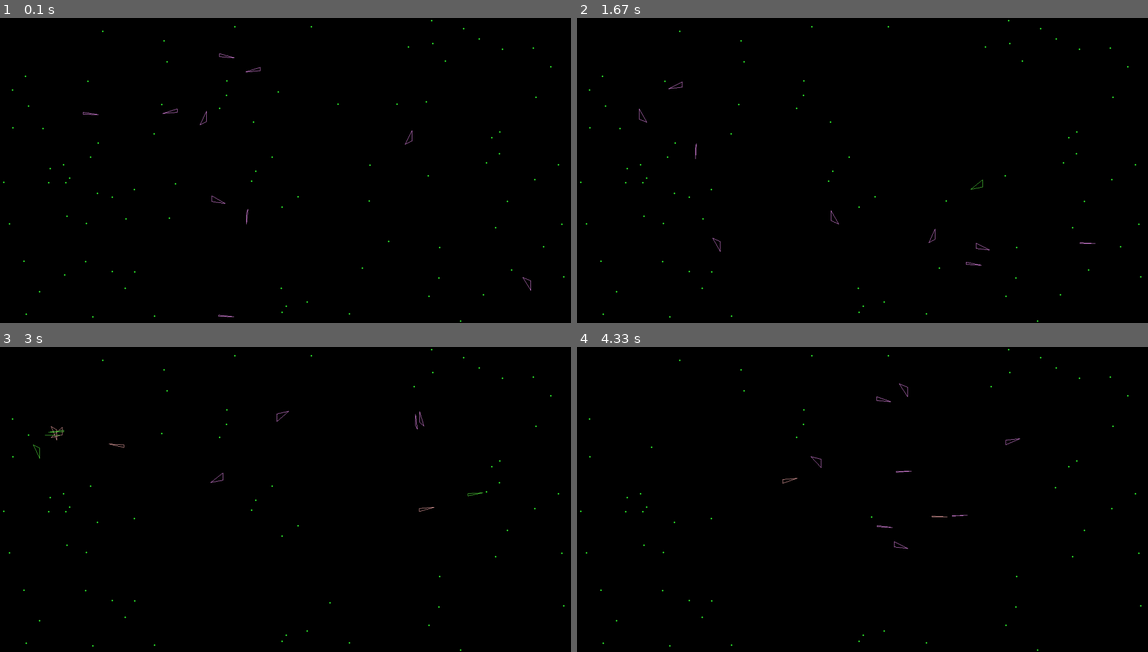
Above: before the commit, frames 1-4 (two rows, left to right).
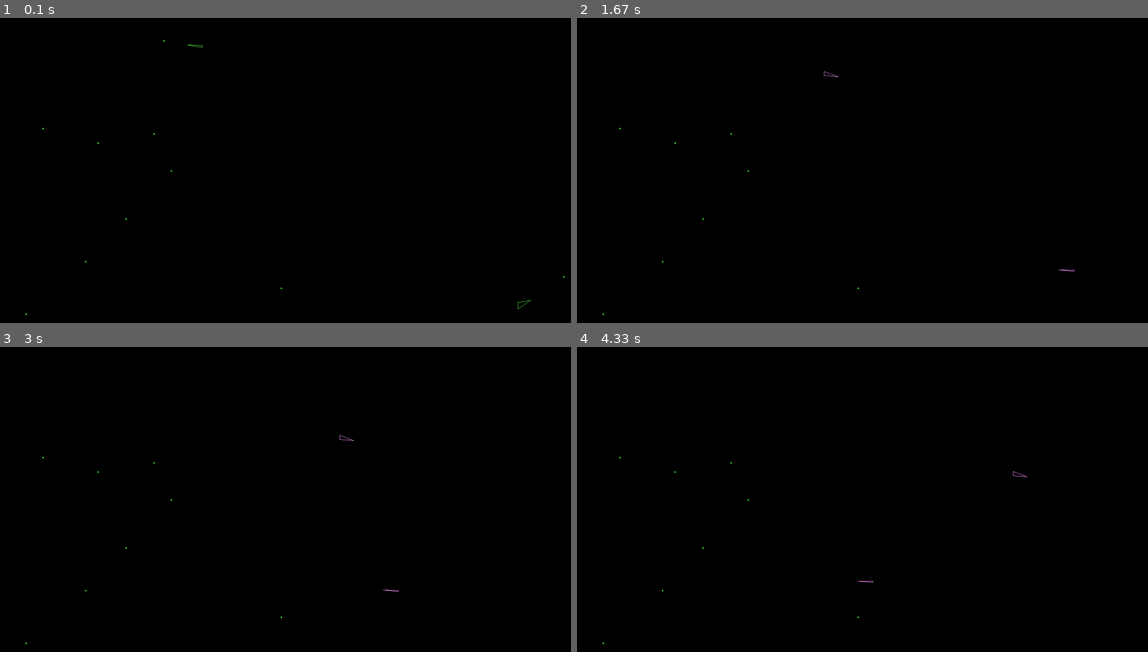
Above: after the commit, the same moments.

Repository: fallinbryan/pygame_visualizations
Game: pygame game, started from evol_eco.py
Two runs of this game, one before a commit and one after it. Both use one fixed random seed, a clock stepped at 60 frames per second and the inputs below.
Inputs:
- Up to frame 1 (0.1 s): no input
- Up to frame 2 (1.67 s): no input
- Up to frame 3 (3 s): no input
- Up to frame 4 (4.33 s): no input

The runs differ from the first frame. In frame 1, 0.3% of the frame differs, in the area x 0-99%, y 0-100%; in frame 2, 0.3%; in frame 3, 0.3%; in frame 4, 0.3%.

Commit message:
cannot find balance. either all die or population explosion

Diff:
--- a/evol_eco.py
+++ b/evol_eco.py
@@ -76,7 +76,7 @@
         self.age = 1.0
         self.alive = True
         self.sex = random.choice(['male', 'female'])
-        self.max_speed = 20
+        self.max_speed = 10
         self.prev_acc = Vector2D(0, 0)
         self.state = "wandering"
         self.target = None
@@ -92,9 +92,10 @@
         desired = desired.normalize()
         desired = desired.mul(self.position.distance(target.position))
         force = desired.sub(self.velocity)
+        force = force.mul(0.5)
         self.apply_force(force)
         mag = self.position.distance(target.position)
-        if mag < 20:
+        if mag < 10:
             self.targetReached = True
             mag = 0
         self.velocity.set_magnitude(mag * 0.5)
@@ -151,34 +152,37 @@
         self.seek()
 
     def C_update(self, environment):
-        return_object = None
+        return_objects = []
         if self.energy == 0:
             self.alive = False
-        if self.age > 5000.0:
+        if self.age > 1000.0:
             self.alive = False
 
         if self.alive:
-            self.energy -= 2
+            self.energy -= 1
             self.age += 1
 
-            if self.energy < 500:
+            if self.energy < 500 and len(environment['food']) > 0:
                 self.state = "seeking food"
                 found = self.seek_nearest(environment['food'])
                 if found:
                     self.eat_food(found)
 
-            elif self.age > 50 and self.energy > 500:
+            elif self.age > 100 and self.energy > 500:
                 self.state = "seeking mate"
                 found = self.seek_nearest(environment['creatures'])
                 if found:
-                    return_object = self.breed(found.dna)
-                    self.alive = False
+                    if found.state == "seeking mate":
+                        return_objects.append(self.breed(found.dna))
+                        return_objects.append(self.breed(found.dna))
+
+                        self.alive = False
             else:
                 self.state = 'wandering'
                 self.wander()
 
 
-        return return_object
+        return return_objects
 
     def draw(self):
         color = self.color_map[self.state]
@@ -196,9 +200,12 @@
         #     pg.draw.line(self.surface, color, self.position(), self.target.position(), 1)
 
 class Food(object):
-    def __init__(self, x, y):
+    def __init__(self, x, y, energy=None):
         self.position = Vector2D(x, y)
-        self.energy = 100
+        if energy:
+            self.energy = energy
+        else:
+            self.energy = 100
         self.eaten = False
 
 if __name__ == '__main__':
@@ -219,8 +226,8 @@
     WIDTH = canvas.get_width()
     HEIGHT = canvas.get_height()
 
-    environment = {"food": [Food(random.randrange(0, WIDTH), random.randrange(0, HEIGHT)) for _ in range(100)],
-                   "creatures": [Creature(canvas, Vector2D(random.randrange(0, WIDTH), random.randrange(0, HEIGHT)), DNA()) for _ in range(10)]}
+    environment = {"food": [Food(random.randrange(0, WIDTH), random.randrange(0, HEIGHT)) for _ in range(10)],
+                   "creatures": [Creature(canvas, Vector2D(random.randrange(0, WIDTH), random.randrange(0, HEIGHT)), DNA()) for _ in range(2)]}
     #
     # environment = {"food": [Food(WIDTH/2, HEIGHT/2) for _ in range(1)],
     #                "creatures": [
@@ -263,21 +270,26 @@
 
         canvas.fill(disp_bg_color)
         if environment["food"]:
-            for food in environment["food"]:
+            for count, food in enumerate(environment["food"]):
+                if count > 50:
+                    food.eaten = True
                 if food.eaten:
                     environment["food"].pop(environment["food"].index(food))
                 if not food.eaten:
                     pg.draw.circle(canvas, (50, 255, 50), food.position.floor()(), 2, 0)
 
-            for creature in environment["creatures"]:
-                if creature.alive:
-                    new_creature = creature.C_update(environment)
-                    creature.draw();
-                    if new_creature:
-                        environment["creatures"].append(new_creature)
-                else:
-                    environment['food'].append(Food(creature.position.x, creature.position.y))
-                    environment['creatures'].pop(environment['creatures'].index(creature))
+        for count, creature in enumerate(environment["creatures"]):
+            if count > 50:
+                creature.alive = False
+            if creature.alive:
+                new_creatures = creature.C_update(environment)
+                creature.draw();
+                if new_creatures:
+                        environment["creatures"] += new_creatures
+
+            else:
+                environment['food'].append(Food(creature.position.x, creature.position.y, 200))
+                environment['creatures'].pop(environment['creatures'].index(creature))
 
         # target.move(pg.mouse.get_pos())
         # pg.draw.circle(canvas, (255, 255, 255), (target.position.x, target.position.y), 20, 1)
@@ -295,4 +307,4 @@
         # canvas.blit(accell_text, (WIDTH - 500, HEIGHT - 100))
         pg.display.flip()
 
-        # pg.time.delay(100)
+        pg.time.delay(50)
